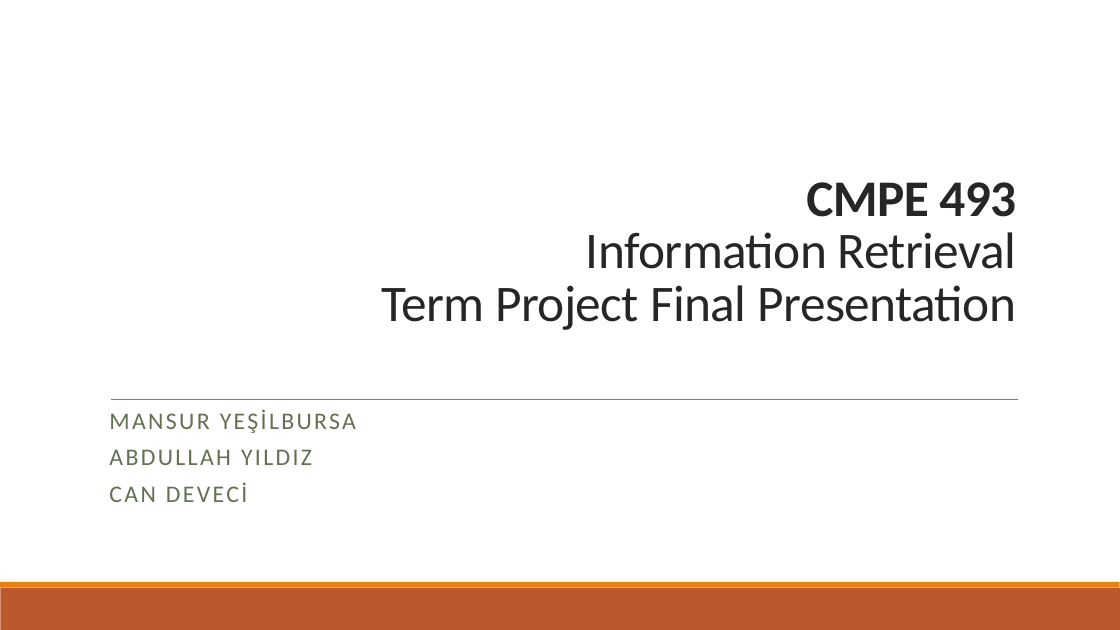
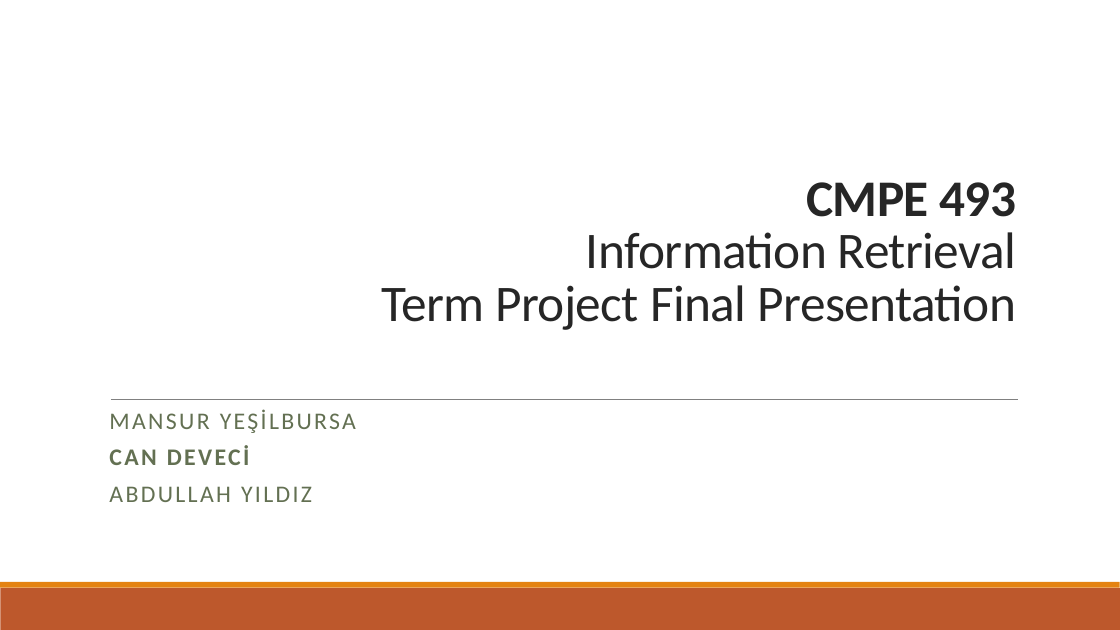
Before and after one commit to abdullahyldz/Cmpe493TermProject, a slide deck: slide 1 of Presentation/Final Presentation/Final Presentation.pptx. Drawn at 1120x630 pixels with LibreOffice and Linux fonts; fonts in the diff are those of the drawing. Boxes give left, top, right and bottom in pixels: in the first picture for what was removed or moved away, otherwise in the second. Text is boxed around its words. In the diff, an @@ line names an element or a change of style, - is before the commit and + after.

Commit message:
Finalized presentations.

```diff
--- a/Presentation/Final Presentation/Final Presentation.pptx
+++ b/Presentation/Final Presentation/Final Presentation.pptx
@@ subtitle at box(109, 445, 250, 465): paragraph added @@
+CAN DEVECİ
@@ subtitle at box(109, 482, 247, 502): paragraph removed @@
-CAN DEVECİ
```
Also in this commit, not shown: 19 other slides changed, 1 slide added, 1 slide removed.
